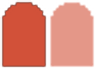
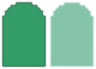
Layer changes from the first (96, 69) image to the second:
added layer "block_door.png copy #5" (60%) above "block_door.png copy #6" over [49, 1, 95, 68]
added layer "block_door.png copy #6" above "block_door.png copy #2" over [0, 0, 47, 68]
hid "block_door.png copy #2" over [49, 1, 95, 68]
hid "block_door.png copy #1" over [0, 0, 47, 68]
